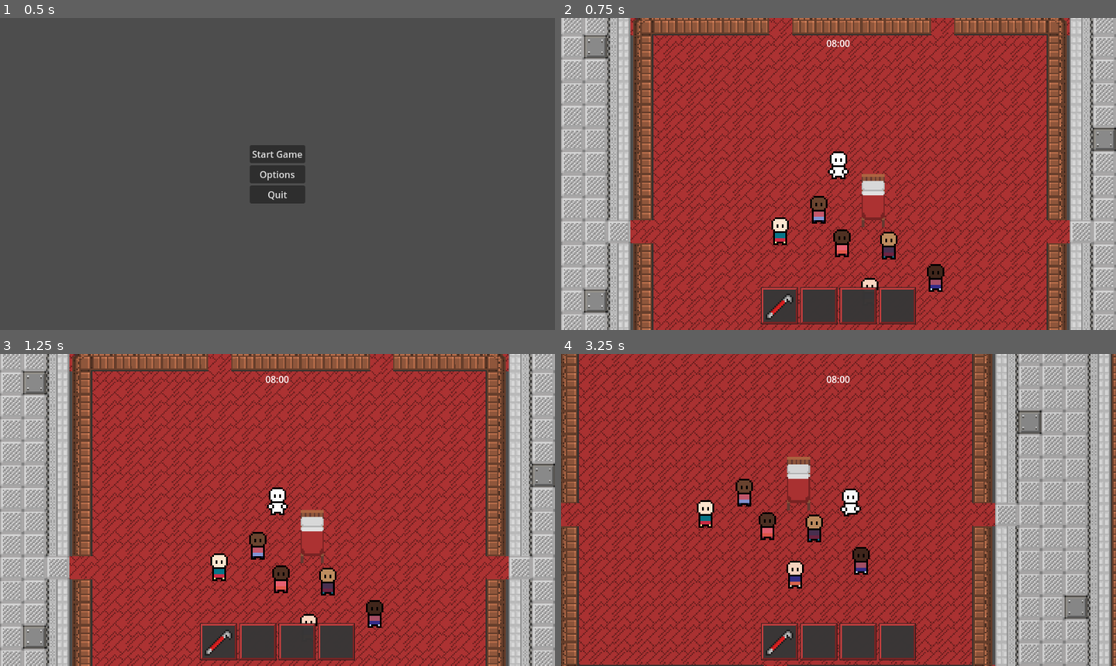
Above: before the commit, frames 1-4 (two rows, left to right).
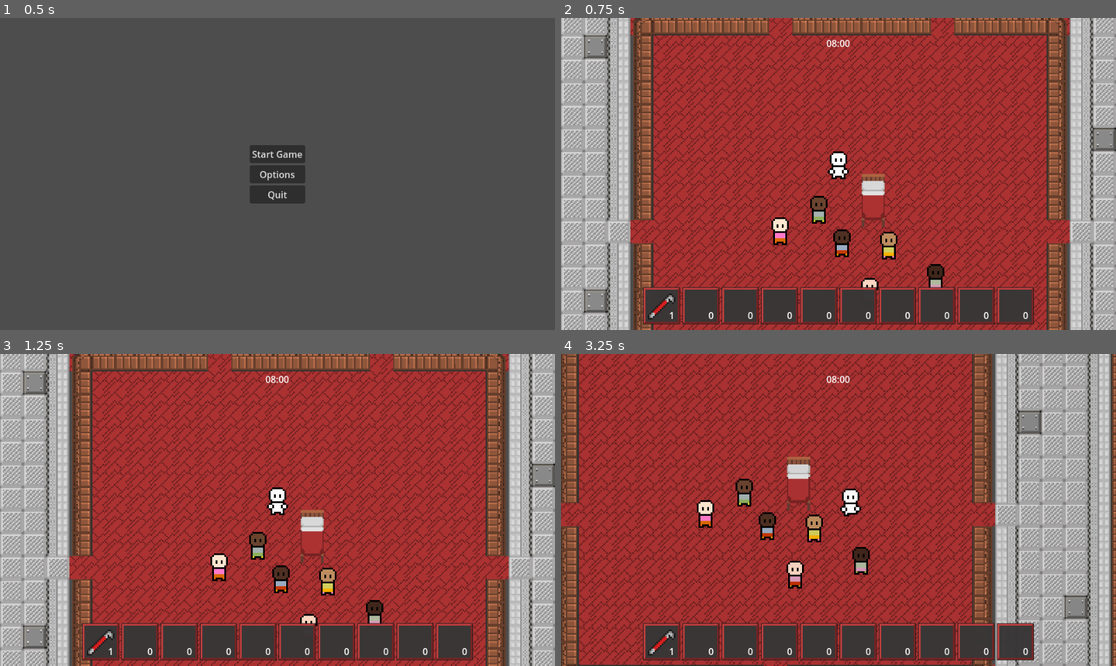
Above: after the commit, the same moments.

Repository: reecemungus/Brackeys2024.2
Game: Godot game, scene res://Scenes/Levels/MainMenu/main_menu_level.tscn
Same seed, same stepped clock (60 frames per second), same inputs: the game is played once before the commit and once after it.
Inputs:
- Up to frame 1 (0.5 s): no input
- Up to frame 2 (0.75 s): click "Start Game" at 0.5 s
- Up to frame 3 (1.25 s): no input
- Up to frame 4 (3.25 s): tap Enter at 1.25 s; hold D (Move_Right) 1.28-2.03 s; hold E (Interact) 1.28-2.03 s; hold S (Move_Down) 2.03-2.78 s; tap E (Interact) at 2.1 s; hold D (Move_Right) from 2.78 s (still down); hold E (Interact) from 2.78 s (still down)

Frame 1 is identical in both runs. In frame 2, 4.9% of the frame differs, in the area x 14-86%, y 61-99%; in frame 3, 4.9%; in frame 4, 5.1%, in the area x 14-86%, y 44-99%.

Commit message:
Inventory

Diff:
--- a/shipsplosion/Scenes/Character/ClothingColorGradient.tres
+++ b/shipsplosion/Scenes/Character/ClothingColorGradient.tres
@@ -2,8 +2,6 @@
 
 [resource]
 interpolation_mode = 2
-interpolation_color_space = 2
-offsets = PackedFloat32Array(0, 0.166667, 0.333333, 0.5, 0.666667, 0.833333, 1)
-colors = PackedColorArray(1, 0.4, 0.458824, 1, 0.0705882, 0.0901961, 0.239216, 1, 0.866667, 0.215686, 0.270588, 1, 0.258824, 0.737255, 0.498039, 1, 0.196078, 0.176471, 0.537255, 1, 0.756863, 0.85098, 0.94902, 1, 1, 0.878431, 0.568627, 1)
-metadata/_snap_count = 12
-metadata/_snap_enabled = true
+offsets = PackedFloat32Array(0, 0.2, 0.4, 0.6, 0.8, 1)
+colors = PackedColorArray(0.572549, 0.658824, 0.819608, 1, 1, 0.843137, 0, 1, 0.74902, 0.14902, 0.0156863, 1, 1, 0.505882, 0.815686, 1, 0.533333, 0.690196, 0.294118, 1, 1, 0.376117, 0, 1)
+metadata/_snap_count = 5
--- a/shipsplosion/Scenes/Character/player_character.tscn
+++ b/shipsplosion/Scenes/Character/player_character.tscn
@@ -13,7 +13,7 @@
 [ext_resource type="Script" path="res://Scripts/charAnimator.gd" id="9_vil8j"]
 
 [sub_resource type="CircleShape2D" id="CircleShape2D_ew0od"]
-radius = 45.0
+radius = 25.0
 
 [sub_resource type="AtlasTexture" id="AtlasTexture_sglo4"]
 atlas = ExtResource("5_aebok")
--- a/shipsplosion/Scenes/Inventory/InvSlotUi.tscn
+++ b/shipsplosion/Scenes/Inventory/InvSlotUi.tscn
@@ -1,8 +1,7 @@
-[gd_scene load_steps=4 format=3 uid="uid://ma52dtyj0rsf"]
+[gd_scene load_steps=3 format=3 uid="uid://ma52dtyj0rsf"]
 
 [ext_resource type="Texture2D" uid="uid://j5vsrq4xwgd7" path="res://Assets/UIAssets/HotbarBox.png" id="1_0lpma"]
-[ext_resource type="Script" path="res://Scripts/Inventory/invSlotUiScript.gd" id="1_5752w"]
-[ext_resource type="Texture2D" uid="uid://dj3hys4q7hn1f" path="res://Assets/Items/crowbar.png" id="2_ukl26"]
+[ext_resource type="Script" path="res://Scripts/Inventory/InventoryUiSlot.gd" id="1_5752w"]
 
 [node name="InvSlotUi" type="NinePatchRect"]
 self_modulate = Color(1, 1, 1, 0.980392)
@@ -21,5 +20,20 @@
 unique_name_in_owner = true
 position = Vector2(8, 8)
 scale = Vector2(3, 3)
-texture = ExtResource("2_ukl26")
 centered = false
+
+[node name="AmountDisplay" type="Label" parent="."]
+unique_name_in_owner = true
+layout_mode = 1
+anchors_preset = 15
+anchor_right = 1.0
+anchor_bottom = 1.0
+offset_left = 41.0
+offset_top = 37.0
+offset_right = -4.0
+offset_bottom = -4.0
+grow_horizontal = 2
+grow_vertical = 2
+text = "0"
+horizontal_alignment = 1
+vertical_alignment = 2
--- a/shipsplosion/Scenes/Inventory/Inventories/playerInventory.tres
+++ b/shipsplosion/Scenes/Inventory/Inventories/playerInventory.tres
@@ -6,9 +6,45 @@
 
 [sub_resource type="Resource" id="Resource_d3qed"]
 script = ExtResource("2_0yfvy")
-item = ExtResource("3_sa4gf")
-amount = 1
+slotItem = ExtResource("3_sa4gf")
+slotAmount = 1
+
+[sub_resource type="Resource" id="Resource_8e7kd"]
+script = ExtResource("2_0yfvy")
+slotAmount = 0
+
+[sub_resource type="Resource" id="Resource_d53pw"]
+script = ExtResource("2_0yfvy")
+slotAmount = 0
+
+[sub_resource type="Resource" id="Resource_4w8dy"]
+script = ExtResource("2_0yfvy")
+slotAmount = 0
+
+[sub_resource type="Resource" id="Resource_5vb6o"]
+script = ExtResource("2_0yfvy")
+slotAmount = 0
+
+[sub_resource type="Resource" id="Resource_70vhu"]
+script = ExtResource("2_0yfvy")
+slotAmount = 0
+
+[sub_resource type="Resource" id="Resource_yfiq5"]
+script = ExtResource("2_0yfvy")
+slotAmount = 0
+
+[sub_resource type="Resource" id="Resource_g2hv5"]
+script = ExtResource("2_0yfvy")
+slotAmount = 0
+
+[sub_resource type="Resource" id="Resource_0rkgc"]
+script = ExtResource("2_0yfvy")
+slotAmount = 0
+
+[sub_resource type="Resource" id="Resource_hri6o"]
+script = ExtResource("2_0yfvy")
+slotAmount = 0
 
 [resource]
 script = ExtResource("2_1cxee")
-slots = Array[ExtResource("2_0yfvy")]([SubResource("Resource_d3qed"), null, null, null])
+slots = Array[ExtResource("2_0yfvy")]([SubResource("Resource_d3qed"), SubResource("Resource_8e7kd"), SubResource("Resource_d53pw"), SubResource("Resource_4w8dy"), SubResource("Resource_5vb6o"), SubResource("Resource_70vhu"), SubResource("Resource_yfiq5"), SubResource("Resource_g2hv5"), SubResource("Resource_0rkgc"), SubResource("Resource_hri6o")])
--- /dev/null
+++ b/shipsplosion/Scenes/Inventory/Items/Ale.tres
@@ -0,0 +1,9 @@
+[gd_resource type="Resource" script_class="InventoryItem" load_steps=3 format=3 uid="uid://bfs11dlc87jw4"]
+
+[ext_resource type="Texture2D" uid="uid://dfiye2adlfnkg" path="res://Assets/Items/ale.png" id="1_ix2mc"]
+[ext_resource type="Script" path="res://Scripts/Inventory/inventoryItem.gd" id="2_w25wv"]
+
+[resource]
+script = ExtResource("2_w25wv")
+ItemName = "Ale"
+ItemTexture = ExtResource("1_ix2mc")
--- /dev/null
+++ b/shipsplosion/Scenes/Inventory/Items/Knife.tres
@@ -0,0 +1,9 @@
+[gd_resource type="Resource" script_class="InventoryItem" load_steps=3 format=3 uid="uid://bgkolv0nrknmr"]
+
+[ext_resource type="Script" path="res://Scripts/Inventory/inventoryItem.gd" id="1_8hsmb"]
+[ext_resource type="Texture2D" uid="uid://cd2xlpsbtx4h1" path="res://Assets/Items/knife.png" id="1_u8iux"]
+
+[resource]
+script = ExtResource("1_8hsmb")
+ItemName = "Knife"
+ItemTexture = ExtResource("1_u8iux")
--- /dev/null
+++ b/shipsplosion/Scenes/Inventory/Items/toolBox.tres
@@ -0,0 +1,9 @@
+[gd_resource type="Resource" script_class="InventoryItem" load_steps=3 format=3 uid="uid://qnk5u32u0kvk"]
+
+[ext_resource type="Texture2D" uid="uid://dkv6jeol1lc4o" path="res://Assets/Items/toolbox.png" id="1_q26kr"]
+[ext_resource type="Script" path="res://Scripts/Inventory/inventoryItem.gd" id="1_uoact"]
+
+[resource]
+script = ExtResource("1_uoact")
+ItemName = "ToolBox"
+ItemTexture = ExtResource("1_q26kr")
--- a/shipsplosion/Scenes/Inventory/PickUp/PickUp.tscn
+++ b/shipsplosion/Scenes/Inventory/PickUp/PickUp.tscn
@@ -4,6 +4,8 @@
 [ext_resource type="Script" path="res://Scripts/Inventory/pickUp.gd" id="1_ww4ru"]
 
 [node name="PickUp" type="Area2D"]
+z_index = 1
+y_sort_enabled = true
 script = ExtResource("1_ww4ru")
 
 [node name="Collision" type="CollisionShape2D" parent="."]
@@ -12,3 +14,7 @@
 
 [node name="PickupSprite" type="Sprite2D" parent="."]
 unique_name_in_owner = true
+scale = Vector2(2, 2)
+
+[connection signal="area_entered" from="." to="." method="_on_area_entered"]
+[connection signal="area_exited" from="." to="." method="_on_area_exited"]
--- a/shipsplosion/Scenes/Inventory/PickUp/pickupShape.tres
+++ b/shipsplosion/Scenes/Inventory/PickUp/pickupShape.tres
@@ -1,4 +1,4 @@
 [gd_resource type="CircleShape2D" format=3 uid="uid://n2l4lu6otjb1"]
 
 [resource]
-radius = 32.0
+radius = 25.0
--- a/shipsplosion/Scenes/Inventory/inventoryUI.tscn
+++ b/shipsplosion/Scenes/Inventory/inventoryUI.tscn
@@ -39,7 +39,7 @@
 layout_mode = 2
 size_flags_horizontal = 4
 size_flags_vertical = 4
-columns = 4
+columns = 10
 
 [node name="InvSlotUi" parent="Control/MarginContainer/HBoxContainer/VBoxContainer/HotBar" instance=ExtResource("2_rfxfn")]
 layout_mode = 2
@@ -60,3 +60,33 @@
 layout_mode = 2
 size_flags_horizontal = 4
 size_flags_vertical = 4
+
+[node name="InvSlotUi5" parent="Control/MarginContainer/HBoxContainer/VBoxContainer/HotBar" instance=ExtResource("2_rfxfn")]
+layout_mode = 2
+size_flags_horizontal = 4
+size_flags_vertical = 4
+
+[node name="InvSlotUi6" parent="Control/MarginContainer/HBoxContainer/VBoxContainer/HotBar" instance=ExtResource("2_rfxfn")]
+layout_mode = 2
+size_flags_horizontal = 4
+size_flags_vertical = 4
+
+[node name="InvSlotUi7" parent="Control/MarginContainer/HBoxContainer/VBoxContainer/HotBar" instance=ExtResource("2_rfxfn")]
+layout_mode = 2
+size_flags_horizontal = 4
+size_flags_vertical = 4
+
+[node name="InvSlotUi8" parent="Control/MarginContainer/HBoxContainer/VBoxContainer/HotBar" instance=ExtResource("2_rfxfn")]
+layout_mode = 2
+size_flags_horizontal = 4
+size_flags_vertical = 4
+
+[node name="InvSlotUi9" parent="Control/MarginContainer/HBoxContainer/VBoxContainer/HotBar" instance=ExtResource("2_rfxfn")]
+layout_mode = 2
+size_flags_horizontal = 4
+size_flags_vertical = 4
+
+[node name="InvSlotUi10" parent="Control/MarginContainer/HBoxContainer/VBoxContainer/HotBar" instance=ExtResource("2_rfxfn")]
+layout_mode = 2
+size_flags_horizontal = 4
+size_flags_vertical = 4
--- /dev/null
+++ b/shipsplosion/Scripts/Inventory/InventoryUiSlot.gd
@@ -0,0 +1,19 @@
+extends NinePatchRect
+
+#INFO - Script to show sprites in UI slots
+
+@onready var itemVisual : Sprite2D = %ItemDisplay
+@onready var amountText : Label = %AmountDisplay
+
+func UpdateInv(slot : InventorySlot) -> void:
+	if !slot:
+		itemVisual.visible = false
+		amountText.visible = false
+	else:
+		if slot.slotItem != null:
+			itemVisual.visible = true
+			itemVisual.texture = slot.slotItem.ItemTexture
+
+		if slot.slotAmount != 0:
+			amountText.visible = true
+			amountText.text = str(slot.slotAmount)
--- a/shipsplosion/Scripts/Inventory/invSlotUiScript.gd
+++ /dev/null
@@ -1,10 +0,0 @@
-extends NinePatchRect
-
-@onready var itemVisual : Sprite2D = %ItemDisplay
-
-func UpdateInv(slot : InventorySlot) -> void:
-	if !slot:
-		itemVisual.visible = false
-	else:
-		itemVisual.visible = true
-		itemVisual.texture = slot.item.ItemTexture
--- a/shipsplosion/Scripts/Inventory/inventoryScript.gd
+++ b/shipsplosion/Scripts/Inventory/inventoryScript.gd
@@ -1,20 +1,25 @@
 extends Resource
 class_name Inventory
 
-signal UpdateInventory
+signal UpdateInventory # update UI
 
 @export var slots : Array[InventorySlot]
+var shouldDestroy : bool = false
 
 func Insert(item : InventoryItem) -> void:
-	var itemSlots = slots.filter(func(slot): return slot.item == item)
+	var hasItemAlready = false
+	var inc = 0
 
-	if itemSlots.is_empty():
-		itemSlots[0].amount += 1
-	else:
-		var emptySlots = slots.filter(func(slot): return slot.item == null)
+	for i in range(slots.size()):
+		if slots[i].slotItem != null: # is not null
+			if slots[i].slotItem == item:
+				slots[i].slotAmount += 1
+				hasItemAlready = true
 
-		if !emptySlots.is_empty():
-			emptySlots[0].item = item
-			emptySlots[0].amount = 1
+			inc = inc + 1
+
+	if !hasItemAlready && inc < slots.size():
+		slots[inc].slotItem = item
+		slots[inc].slotAmount += 1
 
 	UpdateInventory.emit()
--- a/shipsplosion/Scripts/Inventory/inventorySlot.gd
+++ b/shipsplosion/Scripts/Inventory/inventorySlot.gd
@@ -1,5 +1,5 @@
 extends Resource
 class_name InventorySlot
 
-@export var item : InventoryItem
-@export var amount : int
+@export var slotItem : InventoryItem
+@export var slotAmount : int
--- a/shipsplosion/Scripts/Inventory/inventoryUi.gd
+++ b/shipsplosion/Scripts/Inventory/inventoryUi.gd
@@ -32,5 +32,6 @@
 	visible = true
 
 func UpdateSlots() -> void:
-	for i in range(min(inventory.slots.size(), slots.size())):
-		slots[i].UpdateInv(inventory.slots[i])
+	for i in range(0, slots.size()):
+		if slots[i] != null:
+			slots[i].UpdateInv(inventory.slots[i])
--- a/shipsplosion/Scripts/Inventory/pickUp.gd
+++ b/shipsplosion/Scripts/Inventory/pickUp.gd
@@ -1,6 +1,24 @@
 extends Area2D
 
+@onready var player : CharacterBody2D = get_tree().get_first_node_in_group("G_Player") # player ref
+@onready var inventory : Inventory = preload("res://Scenes/Inventory/Inventories/playerInventory.tres")
 @export var item : InventoryItem
 
+var isActive : bool = false
+
 func _ready() -> void:
+	player.Interact.connect(OnPickup)
 	%PickupSprite.texture = item.ItemTexture
+
+func _on_area_entered(area: Area2D) -> void:
+	if area.name == "InteractArea": # only move forward if player is in the area
+		isActive = true
+
+func _on_area_exited(area: Area2D) -> void:
+	if area.name == "InteractArea": # only move forward if player is in the area
+		isActive = true
+
+func OnPickup() -> void:
+	if isActive:
+		player.Collect(item)
+		queue_free()
Not shown: 1 places in shipsplosion/Scenes/Inventory/Inventories/playerInventory.tres that only renumber resources
Not shown, added: shipsplosion/Scenes/Levels/shiE445.tmp
Not shown, added: shipsplosion/Scenes/Levels/shiFD03.tmp
